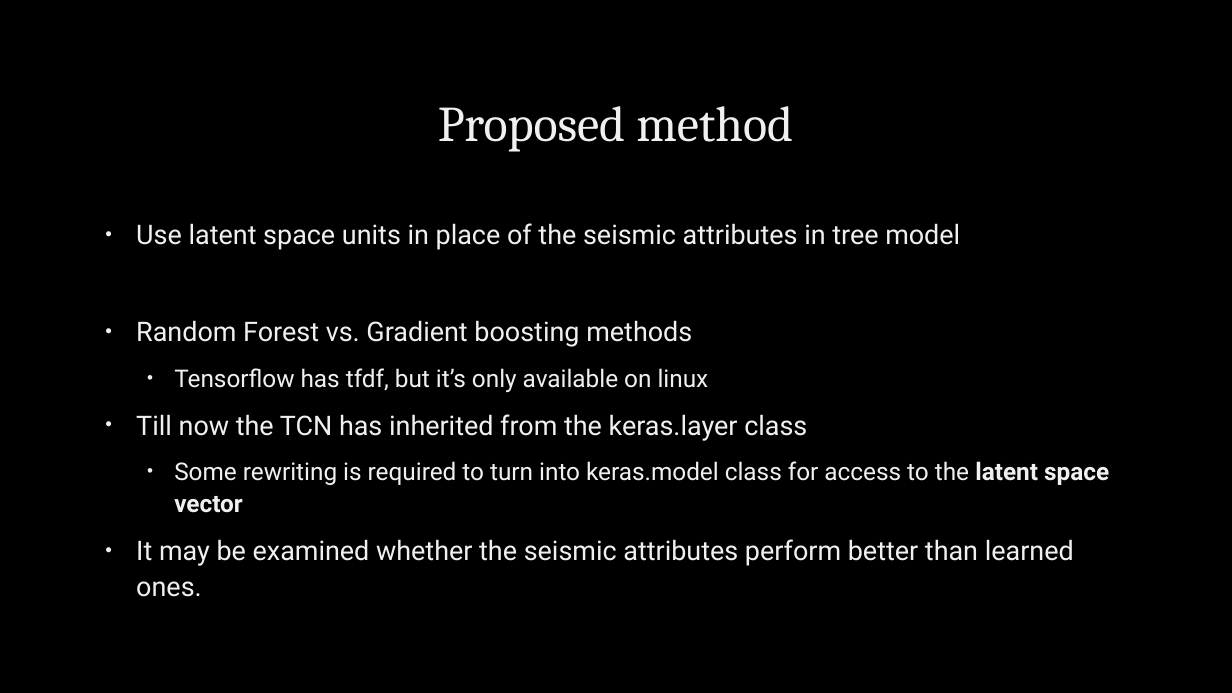
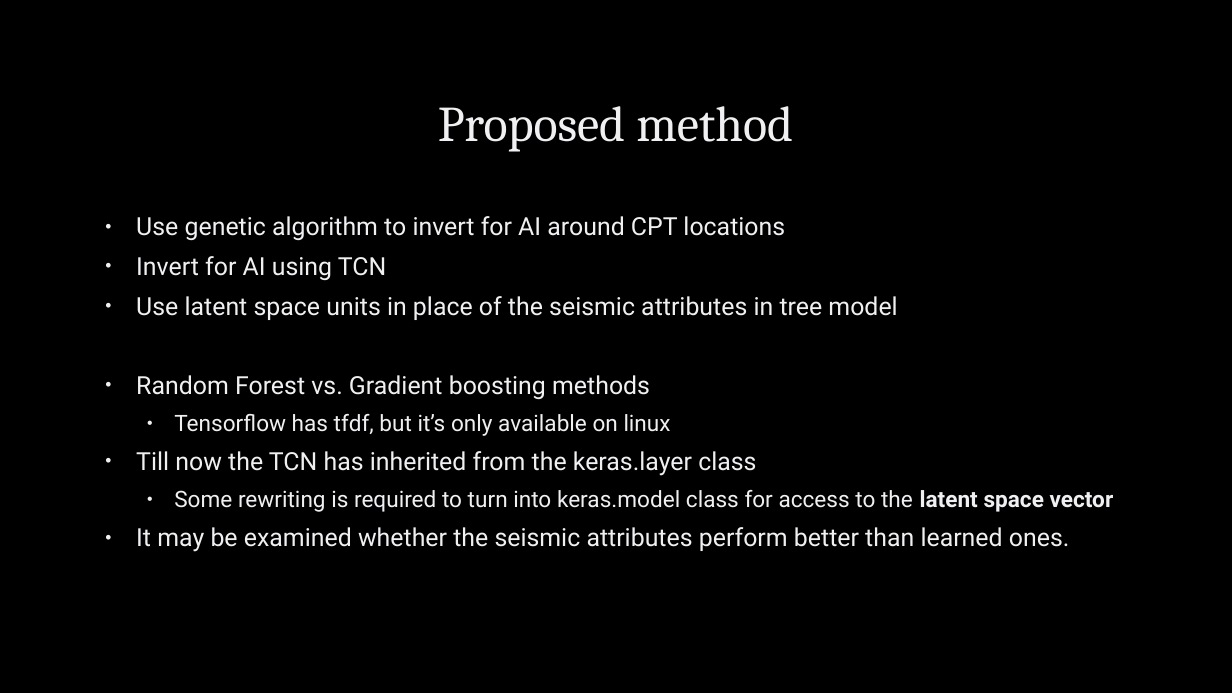
Before and after one commit to sjurmsc/MSC2023, a slide deck: slide 6 of Meeting Presentations/02.02.2023_General Meeting.pptx (slide 5 before the commit). Drawn at 1232x693 pixels with LibreOffice and Linux fonts; fonts in the diff are those of the drawing; background and template pictures are left out. Boxes give left, top, right and bottom in pixels: in the first picture for what was removed or moved away, otherwise in the second. Text is boxed around its words. In the diff, an @@ line names an element or a change of style, - is before the commit and + after.

```diff
--- a/Meeting Presentations/02.02.2023_General Meeting.pptx
+++ b/Meeting Presentations/02.02.2023_General Meeting.pptx
@@ text at [136, 216, 785, 280]: paragraphs added @@
+• Use genetic algorithm to invert for AI around CPT locations
+• Invert for AI using TCN
@@ text at [136, 296, 1114, 552]: size 21 to 19.4 pt in "Use latent space units in place of ...", "Random Forest vs. Gradient boosting methods", "Till now the TCN has inherited from ...", "It may be examined whether the seismic ..."; size 19 to 17.6 pt in "Tensorflow has tfdf, but it’s only available ...", "Some rewriting is required to turn into ..."; line spacing 1.1 to 0.9 @@
```
Also in this commit, not shown: 3 other slides changed, 2 slides added.
